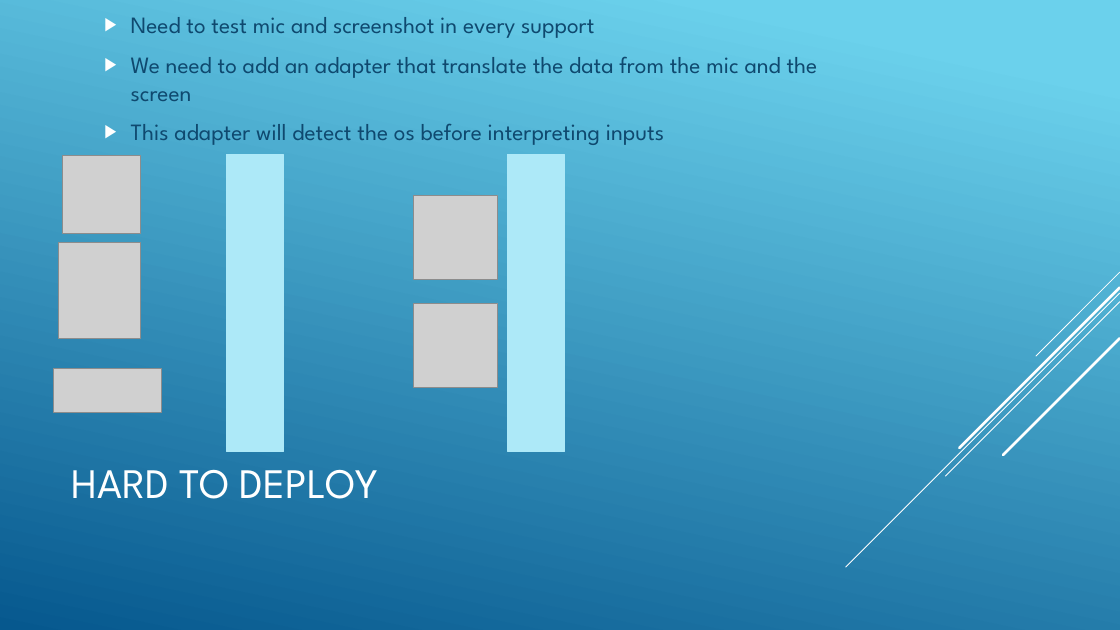
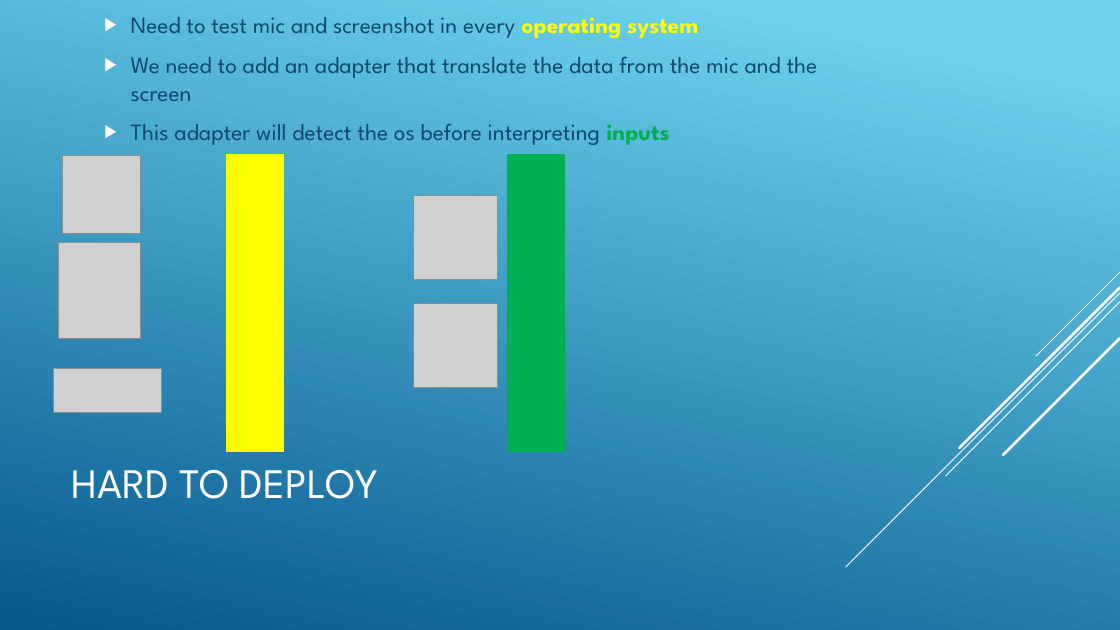
Before and after one commit to jnguyen1192/SIA, a slide deck: slide 7 of SAI_presentation.pptx. Drawn at 1120x630 pixels with LibreOffice and Linux fonts; fonts in the diff are those of the drawing; grey boxes stand for pictures. Boxes give left, top, right and bottom in pixels: in the first picture for what was removed or moved away, otherwise in the second. Text is boxed around its words. In the diff, an @@ line names an element or a change of style, - is before the commit and + after.

Commit message:
#12 Boxes colors linked with text on issues slides

```diff
--- a/SAI_presentation.pptx
+++ b/SAI_presentation.pptx
@@ text at (x1=131, y1=17, x2=698, y2=38): text changed @@
-▶ Need to test mic and screenshot in every support
+▶ Need to test mic and screenshot in every operating system
@@ text at (x1=131, y1=124, x2=669, y2=145): text colour #0F496F to #00B050, bold on in "inputs" @@
@@ rectangle at (x1=227, y1=155, x2=284, y2=452): fill #ADE9F8 to #FFFF00; outline #ADE9F8 1.25 pt to #FFFF00 1.25 pt @@
@@ rectangle at (x1=508, y1=155, x2=565, y2=452): fill #ADE9F8 to #00B050; outline #ADE9F8 1.25 pt to #00B050 1.25 pt @@
```
